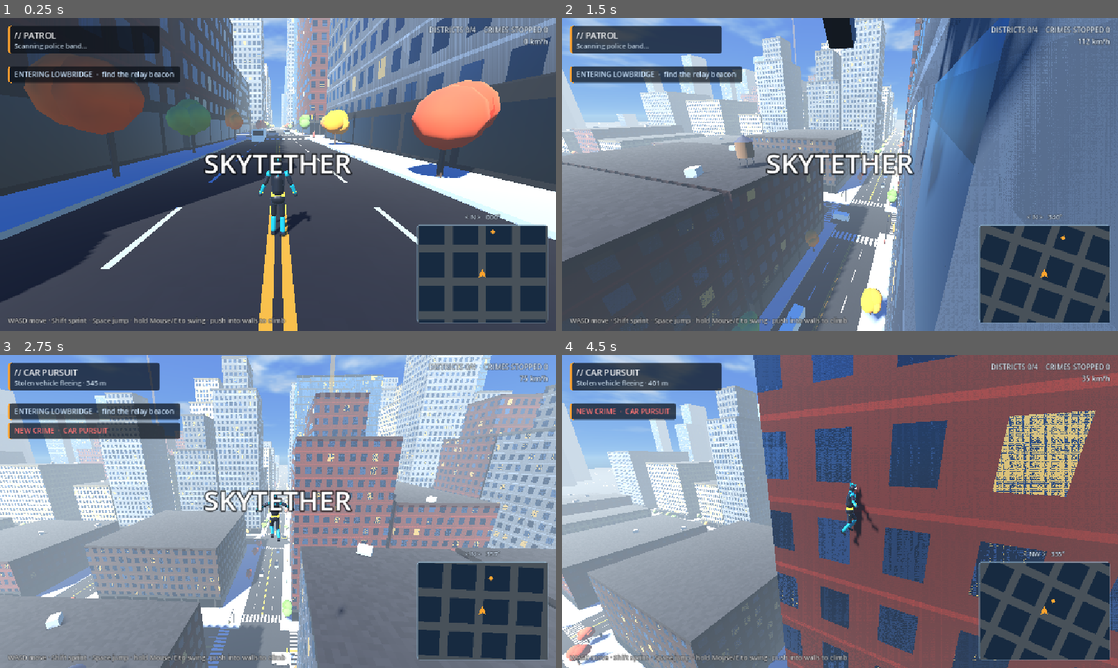
Above: before the commit, frames 1-4 (two rows, left to right).
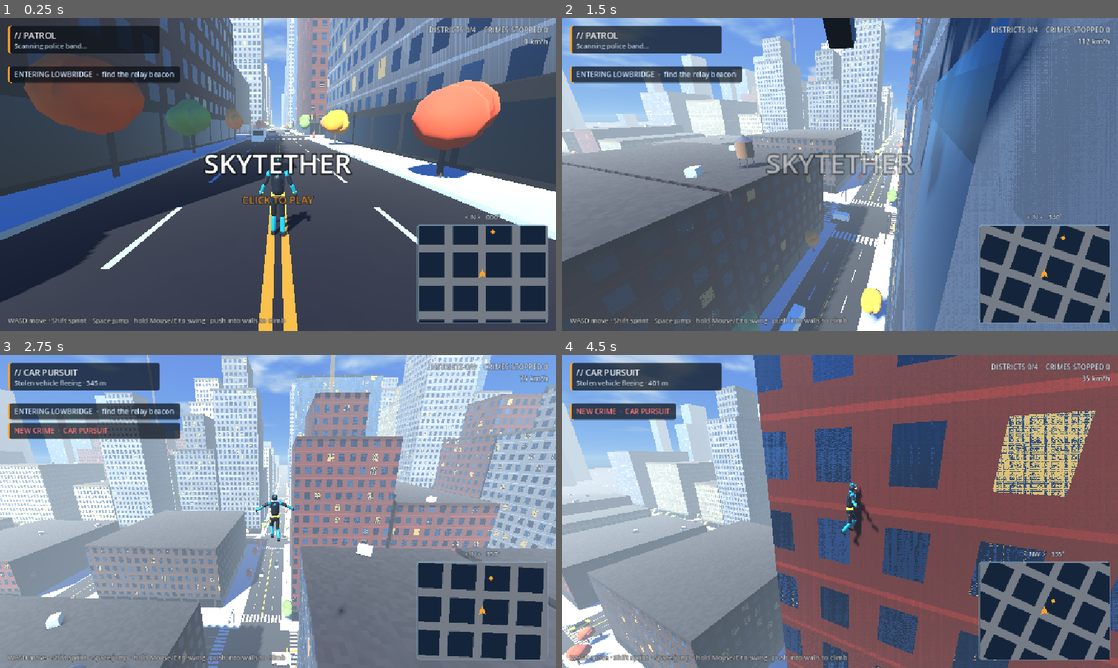
Above: after the commit, the same moments.

Repository: aeiouvcode/skytether
Game: Godot game, scene res://main.tscn
Same seed, same stepped clock (60 frames per second), same inputs: the game is played once before the commit and once after it.
Inputs (mouse positions are in pixels of both pictures, inside the frame that each line leads up to):
- Up to frame 1 (0.25 s): no input
- Up to frame 2 (1.5 s): tap Enter at 0.5 s; move the mouse to (962, 158) at 0.52 s; hold D (right) 0.53-1.28 s; hold E (swing) 0.53-1.28 s; click (962, 158) at 0.67 s; tap Space (jump) at 0.77, 0.8, 1.07, 1.35 s; move the mouse to (812, 174) at 1.27 s; hold W (fwd) from 1.28 s (still down); click (812, 174) at 1.42 s
- Up to frame 3 (2.75 s): keep holding W (fwd); tap Space (jump) at 1.52, 1.82, 2.3 s; tap E (swing) at 1.55 s; move the mouse to (289, 505) at 2.02 s; hold Shift (sprint) from 2.03 s (still down); click (289, 505) at 2.17 s
- Up to frame 4 (4.5 s): keep holding W (fwd); move the mouse to (834, 517) at 2.77 s; release Shift (sprint) at 2.78 s; tap E (swing) at 2.85, 4.35 s; click (834, 517) at 2.92 s; tap Space (jump) at 3.02, 3.32, 3.77, 3.8, 4.07 s; move the mouse to (878, 514) at 3.52 s; tap Q at 3.6 s; click (878, 514) at 3.67 s; move the mouse to (795, 508) at 4.27 s; click (795, 508) at 4.42 s

The runs differ from the first frame. In frame 1, 3.6% of the frame differs, in the area x 42-99%, y 0-98%; in frame 2, 5.3%, in the area x 0-99%, y 0-100%; in frame 3, 4.8%; in frame 4, 4.1%.

Commit message:
Godot C2: synthesized sound, title gate, traffic signals, minimap contrast, facade anti-shimmer, raised JUMP, CSP build script

Diff:
--- a/scripts/city.gd
+++ b/scripts/city.gd
@@ -378,7 +378,7 @@
 	var rp := PlaneMesh.new()
 	rp.size = Vector2(N * P + S, N * P + S)
 	roads.mesh = rp
-	roads.material_override = U.unshaded(Color(0.86, 0.92, 0.95))
+	roads.material_override = U.unshaded(Color(0.93, 0.96, 1.0))
 	roads.layers = MAP_LAYER
 	roads.position.y = -99.5
 	add_child(roads)
@@ -390,7 +390,7 @@
 	for i in N:
 		for j in N:
 			var r := block_rect(i, j)
-			var col := Color(0.23, 0.42, 0.62)
+			var col := Color(0.16, 0.27, 0.4)
 			if _is_park(i, j):
 				r = park_rect if j == park_block.y else Rect2()
 				col = Color(0.3, 0.6, 0.32)
@@ -402,7 +402,7 @@
 	for d in 4:
 		var fog := MeshInstance3D.new()
 		fog.mesh = U.box(Vector3(H + 12, 0.1, H + 12))
-		fog.material_override = U.unshaded(Color(0.05, 0.07, 0.1, 0.45), true)
+		fog.material_override = U.unshaded(Color(0.03, 0.05, 0.08, 0.3), true)
 		fog.layers = MAP_LAYER
 		var sx := 1.0 if d % 2 == 1 else -1.0
 		var sz := 1.0 if d >= 2 else -1.0
--- a/scripts/hero.gd
+++ b/scripts/hero.gd
@@ -11,6 +11,7 @@
 const MAX_SPEED := 52.0
 
 signal landed(speed: float)
+signal web_fired
 
 var st := St.AIR
 var cam_yaw := 0.0
@@ -173,6 +174,7 @@
 	st = St.SWING
 	rope_show = 0.0
 	swings += 1
+	web_fired.emit()
 	# attach kick: pull forward so a standing start becomes a swing
 	var boost := f * (7.0 if hv.length() < 20.0 else 2.5)
 	if from_ground:
--- a/scripts/hud.gd
+++ b/scripts/hud.gd
@@ -21,6 +21,8 @@
 var hint: Label
 var title: Label
 var title_t := 4.0
+var prompt: Label
+var waiting := false
 var amber := Color(1.0, 0.64, 0.18)
 
 func _style(bg: Color, border_left := 0, radius := 4) -> StyleBoxFlat:
@@ -146,6 +148,13 @@
 	title.offset_top = -60
 	title.horizontal_alignment = HORIZONTAL_ALIGNMENT_CENTER
 	root.add_child(title)
+	prompt = _label("CLICK TO PLAY", 20, amber, 6)
+	prompt.set_anchors_preset(Control.PRESET_CENTER)
+	prompt.offset_left = -300
+	prompt.offset_right = 300
+	prompt.offset_top = 36
+	prompt.horizontal_alignment = HORIZONTAL_ALIGNMENT_CENTER
+	root.add_child(prompt)
 
 func layout(size: Vector2) -> void:
 	var w: float = clamp(size.x * 0.24, 150.0, 260.0)
@@ -178,6 +187,13 @@
 		compass.size = Vector2(w, 20)
 		status.offset_top = 12
 
+func set_start_prompt(on: bool, touch: bool) -> void:
+	waiting = on
+	prompt.text = "TAP TO PLAY" if touch else "CLICK TO PLAY"
+	prompt.visible = on
+	if not on:
+		title_t = min(title_t, 1.5)
+
 func toast(txt: String, col := Color.WHITE) -> void:
 	var p := PanelContainer.new()
 	p.add_theme_stylebox_override("panel", _style(Color(0.04, 0.06, 0.09, 0.72), 3))
@@ -199,6 +215,9 @@
 	map_cam.rotation = Vector3(-PI / 2, yaw, 0)
 	banner_t -= dt
 	banner.modulate.a = clamp(banner_t, 0.0, 1.0)
+	if waiting:
+		title_t = 4.0
+		prompt.modulate.a = 0.55 + 0.45 * sin(Time.get_ticks_msec() * 0.004)
 	title_t -= dt
 	title.modulate.a = clamp(title_t, 0.0, 1.0)
 	title.visible = title_t > 0.0
--- a/scripts/main.gd
+++ b/scripts/main.gd
@@ -22,6 +22,9 @@
 var synced := [false, false, false, false]
 var cur_district := -1
 var rng := RandomNumberGenerator.new()
+var synth: Synth
+var started := false
+var step_phase := 0.0
 var marker_mat := U.emissive(Color(1.0, 0.18, 0.2), 2.5)
 var beam_mat := U.unshaded(Color(1.0, 0.2, 0.2, 0.22), true)
 const CRIME_NAMES := [["STREET THEFT", "Bag snatch in progress"], ["MUGGING", "Civilian cornered"],
@@ -33,8 +36,10 @@
 	demo = "--demo" in args
 	touch_mode = "--touch" in args
 	if OS.has_feature("web"):
-		var q = JavaScriptBridge.eval("window.location.search", true)
-		if typeof(q) == TYPE_STRING:
+		# read the query string without eval, so the strict CSP (no unsafe-eval) holds
+		var loc = JavaScriptBridge.get_interface("location")
+		var q = str(loc.search) if loc != null else ""
+		if q != "":
 			demo = demo or q.find("demo=1") != -1
 			touch_mode = q.find("touch=1") != -1
 	touch_mode = touch_mode or DisplayServer.is_touchscreen_available()
@@ -49,6 +54,9 @@
 	hero = Hero.new()
 	add_child(hero)
 	hero.landed.connect(_on_landed)
+	synth = Synth.new()
+	add_child(synth)
+	hero.web_fired.connect(synth.web)
 	var start := Vector3(city.line(4), 0.3, city.line(6) - 20.0)
 	if demo:
 		start = Vector3(city.line(4), 26.0, city.line(8) - 30.0)
@@ -64,6 +72,8 @@
 		hud.add_child(pad)
 		get_viewport().scaling_3d_scale = 0.75
 	get_viewport().size_changed.connect(_resized)
+	started = demo
+	hud.set_start_prompt(not started, touch_mode)
 	_resized()
 
 func _resized() -> void:
@@ -146,6 +156,15 @@
 	arm.add_child(cam)
 	cam.current = true
 
+func _input(ev: InputEvent) -> void:
+	if started:
+		return
+	if (ev is InputEventMouseButton or ev is InputEventScreenTouch or ev is InputEventKey) and ev.is_pressed():
+		started = true
+		hud.set_start_prompt(false, touch_mode)
+		synth.chime()
+		get_viewport().set_input_as_handled()
+
 func _unhandled_input(ev: InputEvent) -> void:
 	if touch_mode or demo:
 		return
@@ -168,6 +187,12 @@
 	_districts()
 	var hv := Vector3(hero.velocity.x, 0, hero.velocity.z)
 	hud.update(dt, hero.global_position, yaw)
+	synth.speed = hero.velocity.length()
+	if hero.st == Hero.St.GROUND and hv.length() > 1.5:
+		var ph := hero.model.phase / PI
+		if floor(ph) != floor(step_phase):
+			synth.step()
+		step_phase = ph
 	hud.status.text = "DISTRICTS %d/4    CRIMES STOPPED %d\n%d km/h" % [synced.count(true), crimes_stopped, int(hero.velocity.length() * 3.6)]
 
 func _read_input(dt: float) -> void:
@@ -177,6 +202,10 @@
 	var sprint := false
 	if demo:
 		_autopilot(dt)
+		return
+	if not started:
+		hero.input_dir = Vector2.ZERO
+		hero.swing_held = false
 		return
 	if touch_mode and pad:
 		mv = pad.move
@@ -246,6 +275,7 @@
 	cam.fov = lerp(cam.fov, 70.0 + clamp(speed / 45.0, 0.0, 1.0) * 16.0, dt * 3.0)
 
 func _on_landed(v: float) -> void:
+	synth.thud(v)
 	if v > 22.0:
 		hud.toast("Hard landing", Color(0.8, 0.85, 0.9))
 
@@ -273,6 +303,7 @@
 		if crime.car >= 0:
 			traffic.cars[crime.car].stopped = true
 		crimes_stopped += 1
+		synth.chime(true)
 		hud.toast("CRIME STOPPED  ·  %s  ·  +150 XP" % crime.name, Color(1.0, 0.72, 0.3))
 		crime.node.queue_free()
 		crime.map.queue_free()
@@ -323,6 +354,7 @@
 	mk.layers = City.MAP_LAYER
 	add_child(mk)
 	crime = {"pos": pos, "car": car, "name": CRIME_NAMES[kind][0], "sub": CRIME_NAMES[kind][1], "node": node, "map": mk}
+	synth.alert()
 	hud.toast("NEW CRIME  ·  %s" % CRIME_NAMES[kind][0], Color(1.0, 0.45, 0.45))
 
 # ---------------- districts ----------------
@@ -342,6 +374,7 @@
 		var bp: Vector3 = b.pos
 		if Vector2(p.x - bp.x, p.z - bp.z).length() < 16.0 and p.y > bp.y - 3.0:
 			synced[di] = true
+			synth.chime()
 			hud.show_banner("DISTRICT SYNCED", City.DISTRICTS[di])
 			hud.toast("FAST TRAVEL POINT UNLOCKED  ·  %s" % City.DISTRICTS[di], Color(1.0, 0.72, 0.3))
 			city.district_fog[di].visible = false
--- /dev/null
+++ b/scripts/synth.gd
@@ -0,0 +1,76 @@
+class_name Synth
+extends AudioStreamPlayer
+## All sound is synthesized here at 22.05 kHz: speed wind, web launch, landing thud,
+## footsteps and soft UI chimes. Levels stay low and highs are filtered (soft, never harsh).
+
+const RATE := 22050.0
+var pb: AudioStreamGeneratorPlayback
+var speed := 0.0          # set by main each frame (m/s)
+var voices: Array = []    # {k: kind, t: age, a: amp, f: freq}
+var wind_lp := 0.0
+var wind_lp2 := 0.0
+var out_lp := 0.0
+var rng := RandomNumberGenerator.new()
+var master := 0.8
+
+func _ready() -> void:
+	var g := AudioStreamGenerator.new()
+	g.mix_rate = RATE
+	g.buffer_length = 0.12
+	stream = g
+	volume_db = -4.0
+	play()
+	pb = get_stream_playback()
+
+func web() -> void:
+	voices.append({"k": 0, "t": 0.0, "a": 1.0, "f": rng.randf_range(0.9, 1.1)})
+
+func thud(impact: float) -> void:
+	voices.append({"k": 1, "t": 0.0, "a": clamp(impact / 30.0, 0.25, 1.0), "f": 1.0})
+
+func step() -> void:
+	voices.append({"k": 2, "t": 0.0, "a": rng.randf_range(0.6, 1.0), "f": rng.randf_range(0.9, 1.15)})
+
+func chime(high := false) -> void:
+	voices.append({"k": 3, "t": 0.0, "a": 1.0, "f": 1.5 if high else 1.0})
+
+func alert() -> void:
+	voices.append({"k": 4, "t": 0.0, "a": 1.0, "f": 1.0})
+
+func _process(_dt: float) -> void:
+	if pb == null:
+		return
+	var n := pb.get_frames_available()
+	if n <= 0:
+		return
+	var dt := 1.0 / RATE
+	var w: float = clamp((speed - 6.0) / 45.0, 0.0, 1.0)
+	var wind_amp := w * w * 0.16
+	var cut := 0.02 + w * 0.10
+	for i in n:
+		var noise := rng.randf() * 2.0 - 1.0
+		wind_lp += (noise - wind_lp) * cut
+		wind_lp2 += (wind_lp - wind_lp2) * cut
+		var s := wind_lp2 * wind_amp * 3.0
+		for v in voices:
+			var t: float = v.t
+			match v.k:
+				0:  # web launch: filtered hiss plus a falling tone
+					s += (noise * 0.35 + sin(TAU * (520.0 - t * 1400.0) * v.f * t)) * exp(-t * 22.0) * 0.07
+				1:  # landing: low sine drop
+					s += sin(TAU * (68.0 - t * 30.0) * t) * exp(-t * 9.0) * 0.32 * v.a
+				2:  # footstep: short muted tick
+					s += sin(TAU * 140.0 * v.f * t) * exp(-t * 45.0) * 0.07 * v.a
+				3:  # chime: two soft partials with a gentle attack
+					var e := (1.0 - exp(-t * 60.0)) * exp(-t * 2.6)
+					s += (sin(TAU * 523.25 * v.f * t) + 0.5 * sin(TAU * 784.0 * v.f * t)) * e * 0.06
+				4:  # alert: two-note low pulse
+					var f := 330.0 if t < 0.16 else 262.0
+					s += sin(TAU * f * t) * exp(-fmod(t, 0.16) * 10.0) * (1.0 if t < 0.32 else 0.0) * 0.07
+			v.t = t + dt
+		out_lp += (s - out_lp) * 0.45   # soften the top end
+		var y := tanh(out_lp * 1.4) * master
+		pb.push_frame(Vector2(y, y))
+	for k in range(voices.size() - 1, -1, -1):
+		if voices[k].t > 1.6:
+			voices.remove_at(k)
--- a/scripts/touch.gd
+++ b/scripts/touch.gd
@@ -24,7 +24,7 @@
 	var r: float = clamp(min(s.x, s.y) * 0.11, 40.0, 70.0)
 	return {
 		"swing": [Vector2(s.x - r * 1.5, s.y - r * 1.9), r * 1.15],
-		"jump": [Vector2(s.x - r * 3.6, s.y - r * 1.0), r * 0.8],
+		"jump": [Vector2(s.x - r * 3.5, s.y - r * 1.55), r * 0.8],
 		"sprint": [Vector2(s.x - r * 1.2, s.y - r * 4.2), r * 0.65],
 	}
 
--- a/scripts/traffic.gd
+++ b/scripts/traffic.gd
@@ -95,8 +95,16 @@
 func _process(dt: float) -> void:
 	t += dt
 	var span := city.H * 2.0
+	# signal phase: streets along x go for 9 s, then streets along z (1 s all-red between)
+	var ph := fmod(t, 20.0)
+	var green_axis := 0 if ph < 9.0 else (1 if ph >= 10.0 and ph < 19.0 else -1)
 	for e in cars:
-		if not e.stopped:
+		var hold := false
+		if e.lane[0] != green_axis:
+			var rel: float = fposmod(e.s + city.H, City.P) if e.dir > 0 else fposmod(-(e.s + city.H), City.P)
+			var ahead: float = City.P - rel
+			hold = ahead > 9.5 and ahead < 13.0
+		if not e.stopped and not hold:
 			e.s += e.v * e.dir * dt
 			if e.s > city.H:
 				e.s -= span
--- a/shaders/building.gdshader
+++ b/shaders/building.gdshader
@@ -47,6 +47,9 @@
 		vec3 glass = mix(vec3(0.13, 0.18, 0.25), vec3(0.50, 0.63, 0.76), 0.25 + 0.45 * h * h + 0.25 * sky);
 		if (style == 3) glass = mix(vec3(0.2, 0.3, 0.38), vec3(0.55, 0.7, 0.82), 0.3 + 0.4 * h * 0.5 + 0.3 * sky);
 		if (h > 0.94) glass = vec3(0.78, 0.7, 0.52);
+		float fw = max(fwidth(cell.x), fwidth(cell.y));
+		float cover = (style == 3) ? 0.83 : 0.29;
+		win = mix(win, cover, smoothstep(0.25, 0.7, fw));
 		vec3 col = mix(wall, glass, win);
 		float rough = mix(0.88, 0.12, win);
 		float metal = mix(0.0, 0.25, win);
Not shown, added: scripts/synth.gd.uid
Not shown, changed: HANDOFF.md
Not shown, added: build.sh
